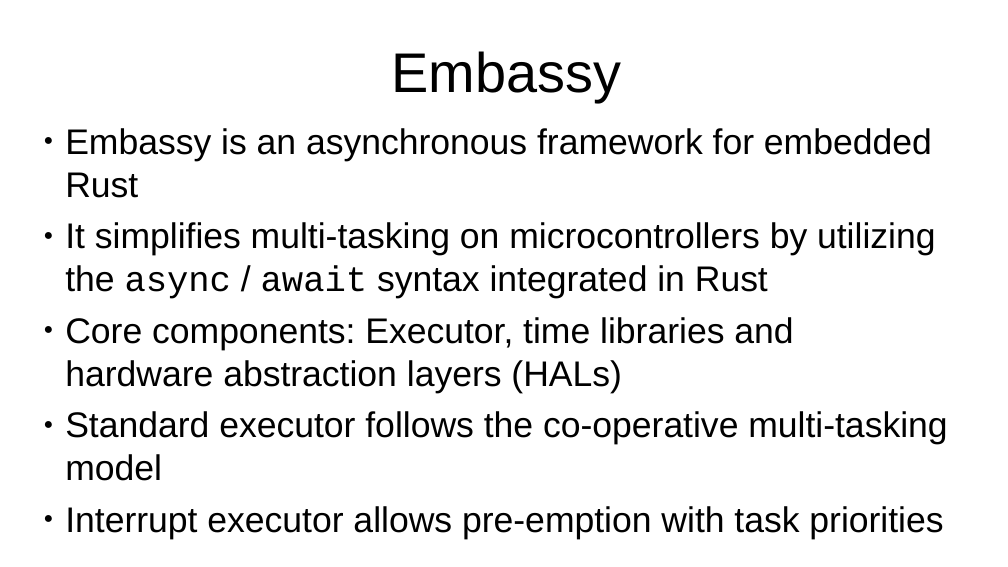
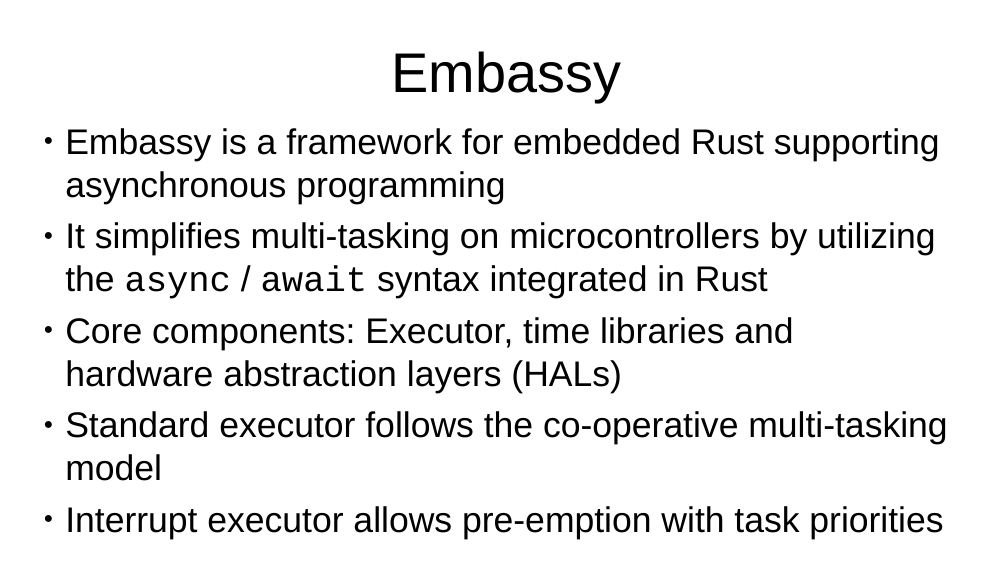
Before and after one commit to us-irs/embedded-rust-workshop, a slide deck: slide 6 of slides/embedded-rust-workshop.odp (slide 5 before the commit). Drawn at 1008x567 pixels with LibreOffice and Linux fonts; fonts in the diff are those of the drawing. Boxes give left, top, right and bottom in pixels: in the first picture for what was removed or moved away, otherwise in the second. Text is boxed around its words. In the diff, an @@ line names an element or a change of style, - is before the commit and + after.

```diff
--- a/slides/embedded-rust-workshop.odp
+++ b/slides/embedded-rust-workshop.odp
@@ text at (x1=65, y1=128, x2=940, y2=204): text changed @@
-● Embassy is an asynchronous framework for embedded Rust
+● Embassy is a framework for embedded Rust supporting
+  asynchronous programming
```
Also in this commit, not shown: 4 other slides changed, 1 slide added.
